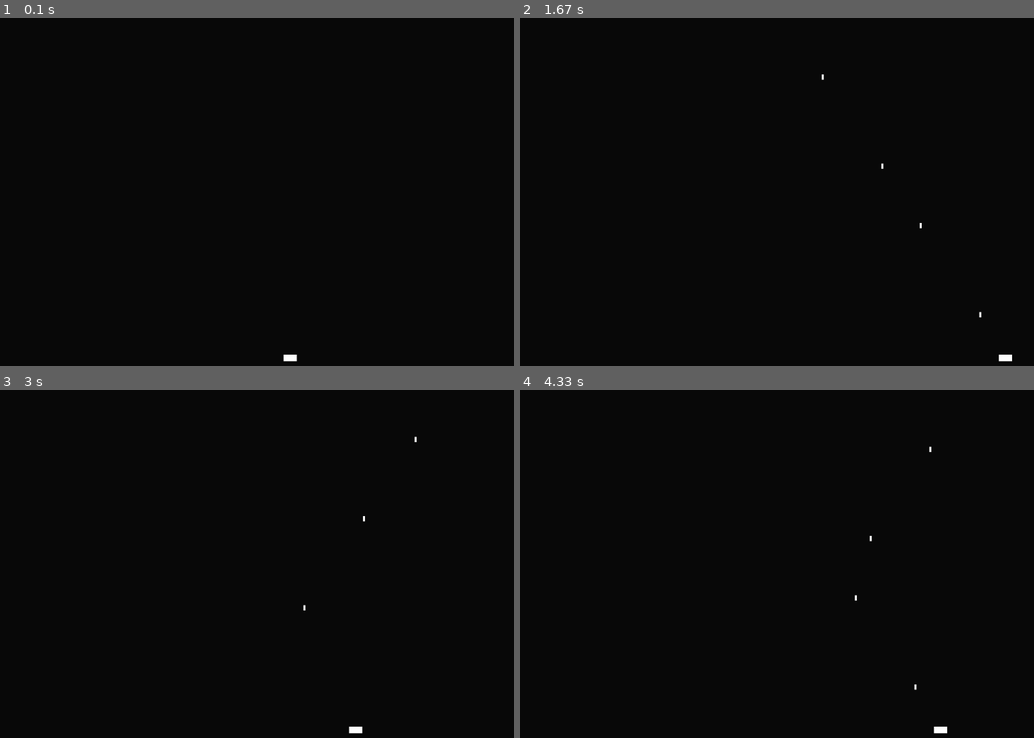
Above: before the commit, frames 1-4 (two rows, left to right).
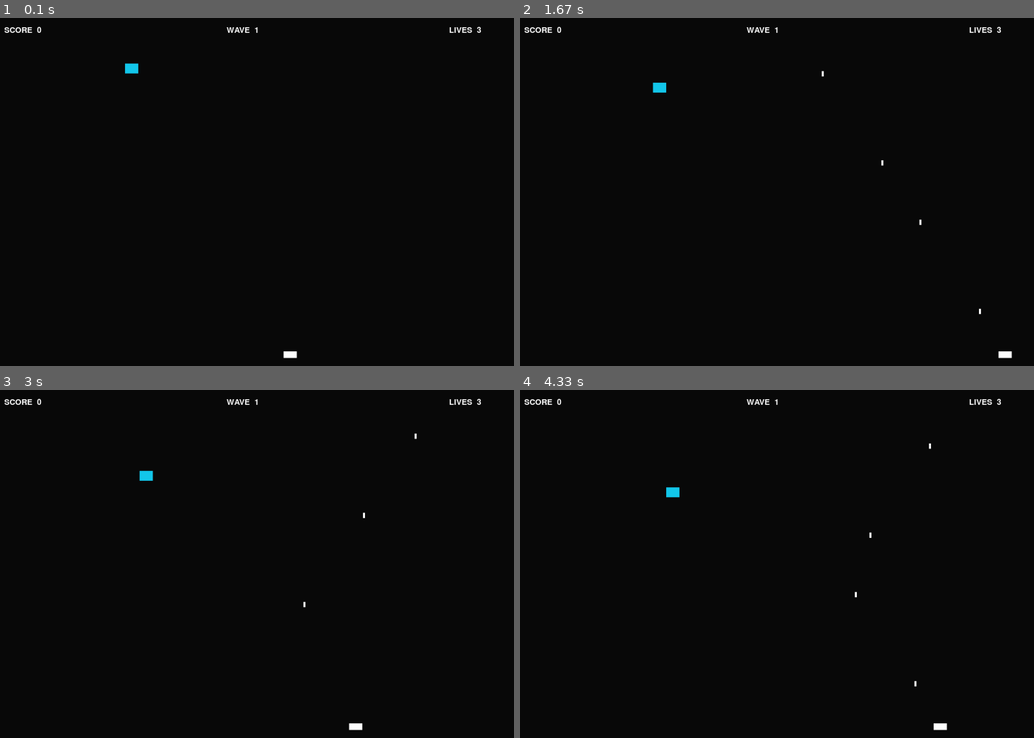
Above: after the commit, the same moments.

Repository: typical-byte-world/sandbox-game
Game: pygame game, started from main.py
Two runs of this game, one before a commit and one after it. Both use one fixed random seed, a clock stepped at 60 frames per second and the inputs below.
Inputs:
- Up to frame 1 (0.1 s): no input
- Up to frame 2 (1.67 s): tap Space at 0.33, 0.73, 1.03, 1.23, 1.53 s; hold Right 0.67-1.13 s; hold Right 1.17-1.63 s
- Up to frame 3 (3 s): hold Left 1.67-2.2 s; tap Space at 1.73, 2.03, 2.3, 2.6, 2.73 s; hold Left 2.23-2.63 s; hold Right from 2.67 s (still down)
- Up to frame 4 (4.33 s): tap Space at 3.03, 3.4, 3.7, 3.9, 4.2 s; release Right at 3.3 s; hold Left 3.33-3.8 s; hold Right 3.83-4.3 s

The runs differ from the first frame. In frame 1, 0.3% of the frame differs, in the area x 0-94%, y 2-99%; in frame 2, 0.4%, in the area x 0-96%, y 2-99%; in frame 3, 0.4%; in frame 4, 0.4%.

Commit message:
Add more updates

Diff:
--- a/enemies/alien.py
+++ /dev/null
@@ -1,35 +0,0 @@
-import pygame
-
-
-class Alien(pygame.sprite.Sprite):
-    def __init__(self, screen, settings):
-        pygame.sprite.Sprite.__init__(self)
-        self.screen = screen
-        self.settings = settings
-        self.image = pygame.image.load(self.settings.alien_path)
-        self.image = pygame.transform.scale(self.image, self.settings.alien_size)
-        self.rect = self.image.get_rect()
-        self.rect.x = self.settings.alien_start_position
-        self.rect.y = self.settings.alien_start_position
-        self.direction = 1
-        self.x = float(self.rect.x)
-        self.y = float(self.rect.y)
-
-    def blitme(self):
-        self.screen.blit(self.image, self.rect)
-
-    def update(self):
-        self.rect.x += self.settings.alien_speed * self.direction
-
-    def is_alien_near_to_edge(self):
-        screen_rect = self.screen.get_rect()
-        if self.rect.right >= screen_rect.right or self.rect.left <= 0:
-            return True
-        return False
-
-    def change_direction(self):
-        self.direction = self.direction * -1
-        self.rect.y += self.settings.alien_speed_y
-
-    def check_bottom(self):
-        pass
--- /dev/null
+++ b/entities/enemy.py
@@ -0,0 +1,25 @@
+import pygame
+
+from settings import ENEMY_HEIGHT, ENEMY_SPEED, ENEMY_WIDTH
+
+
+class Enemy:
+    def __init__(self, x, y):
+        self.position = pygame.Vector2(x, y)
+        self.velocity = pygame.Vector2(ENEMY_SPEED//10, ENEMY_SPEED//4)
+
+        self.rect = pygame.Rect(
+            0,
+            0,
+            ENEMY_WIDTH,
+            ENEMY_HEIGHT,
+        )
+
+        self.rect.center = self.position
+
+    def update(self, dt):
+        self.position += self.velocity * dt
+        self.rect.center = self.position
+
+    def draw(self, screen):
+        pygame.draw.rect(screen, (20, 200, 236), self.rect)
--- a/entities/player.py
+++ b/entities/player.py
@@ -1,33 +1,39 @@
 import pygame
 
 from settings import (
+    WIDTH,
     HEIGHT,
-    WIDTH,
     PLAYER_COLOR,
     PLAYER_HEIGHT,
-    PLAYER_SPEED,
     PLAYER_WIDTH,
     PLAYER_ACCELERATION,
     PLAYER_MAX_SPEED,
-    PLAYER_DRAG
+    PLAYER_DRAG,
 )
 from entities.bullet import Bullet
 
 
-
 class Player:
     def __init__(self):
+        self.position = pygame.Vector2(
+            WIDTH / 2,
+            HEIGHT - 60,
+        )
+
+        self.velocity = pygame.Vector2(0, 0)
+        self.acceleration = pygame.Vector2(0, 0)
+
         self.rect = pygame.Rect(
-            (WIDTH - PLAYER_WIDTH) // 2,
-            HEIGHT - 60,
+            0,
+            0,
             PLAYER_WIDTH,
             PLAYER_HEIGHT,
         )
 
-        self.velocity_x = 0.0
+        self.rect.center = self.position
+
         self.shoot_cooldown = 0
         self.shoot_delay = 0.2
-
 
     def update(self, dt):
         keys = pygame.key.get_pressed()
@@ -40,26 +46,40 @@
         if keys[pygame.K_RIGHT]:
             direction += 1
 
-        # Розгін
-        self.velocity_x += direction * PLAYER_ACCELERATION * dt
+        # Acceleration
+        self.acceleration.x = direction * PLAYER_ACCELERATION
 
-        # Максимальна швидкість
-        self.velocity_x = max(
+        # Velocity
+        self.velocity += self.acceleration * dt
+
+        self.velocity.x = max(
             -PLAYER_MAX_SPEED,
-            min(self.velocity_x, PLAYER_MAX_SPEED)
+            min(self.velocity.x, PLAYER_MAX_SPEED),
         )
 
-        # Якщо не натискаємо кнопку — гальмуємо
+        # Drag
         if direction == 0:
-            self.velocity_x *= PLAYER_DRAG ** (dt * 60)
+            self.velocity.x *= PLAYER_DRAG ** (dt * 60)
 
-        # Рух
-        self.rect.x += self.velocity_x * dt
+        # Position
+        self.position += self.velocity * dt
 
-        # Межі екрану
-        self.rect.clamp_ip(pygame.Rect(0, 0, WIDTH, HEIGHT))
+        # Keep inside screen
+        half_width = self.rect.width / 2
 
-        self.shoot_cooldown = max(0, self.shoot_cooldown - dt)
+        self.position.x = max(
+            half_width,
+            min(self.position.x, WIDTH - half_width),
+        )
+
+        # Sync collision rectangle with physical position
+        self.rect.center = self.position
+
+        # Shooting cooldown
+        self.shoot_cooldown = max(
+            0,
+            self.shoot_cooldown - dt,
+        )
 
     def shoot(self):
         if self.shoot_cooldown > 0:
@@ -68,10 +88,13 @@
         self.shoot_cooldown = self.shoot_delay
 
         return Bullet(
-            self.rect.centerx,
+            self.position.x,
             self.rect.top,
         )
 
-
     def draw(self, screen):
-        pygame.draw.rect(screen, PLAYER_COLOR, self.rect)
+        pygame.draw.rect(
+            screen,
+            PLAYER_COLOR,
+            self.rect,
+        )
--- a/game.py
+++ b/game.py
@@ -2,6 +2,10 @@
 
 from settings import BACKGROUND_COLOR, FPS, HEIGHT, WIDTH
 from entities.player import Player
+from entities.enemy import Enemy
+from stats import GameStats
+from hud.hud import HUD
+
 
 
 class Game:
@@ -14,9 +18,19 @@
         self.clock = pygame.time.Clock()
         self.running = True
 
+        self.game_over = False
+
         self.player = Player()
 
         self.bullets = []
+
+        self.enemies = [
+            Enemy(WIDTH // 4, 150),
+        ]
+
+        self.stats = GameStats()
+        self.hud = HUD()
+
 
     def run(self):
         while self.running:
@@ -34,25 +48,59 @@
                 self.running = False
 
             if event.type == pygame.KEYDOWN:
+                if event.key == pygame.K_r and self.game_over:
+                    self.restart()
+
+            if event.type == pygame.KEYDOWN:
                 if event.key == pygame.K_SPACE:
                     bullet = self.player.shoot()
 
                     if bullet:
                         self.bullets.append(bullet)
+                        self.stats.shots_fired += 1
 
 
     def update(self, dt):
+        if self.game_over:
+            return
+        self.stats.survival_time += dt
+
         self.player.update(dt)
 
 
         for bullet in self.bullets:
             bullet.update(dt)
 
+
         self.bullets = [
             bullet
             for bullet in self.bullets
             if bullet.rect.bottom > 0
         ]
+
+        for bullet in self.bullets[:]:
+            for enemy in self.enemies[:]:
+                if bullet.rect.colliderect(enemy.rect):
+                    self.bullets.remove(bullet)
+                    self.enemies.remove(enemy)
+
+                    self.stats.kills += 1
+                    self.stats.shots_hit += 1
+                    self.stats.score += 100
+
+                    break
+
+        for enemy in self.enemies:
+            enemy.update(dt)
+
+            if enemy.rect.colliderect(self.player.rect):
+                self.stats.lives -= 1
+                self.enemies.remove(enemy)
+
+                if self.stats.lives <= 0:
+                    self.game_over = True
+
+                break
 
 
     def draw(self):
@@ -63,4 +111,32 @@
         for bullet in self.bullets:
             bullet.draw(self.screen)
 
+        for enemy in self.enemies:
+            enemy.draw(self.screen)
+
+        if self.game_over:
+            self.hud.draw_game_over(
+                self.screen,
+                self.stats,
+            )
+        else:
+            self.hud.draw(
+                self.screen,
+                self.stats,
+            )
+
         pygame.display.flip()
+
+
+    def restart(self):
+        self.stats.reset()
+
+        self.player = Player()
+
+        self.bullets.clear()
+
+        self.enemies = [
+            Enemy(WIDTH // 2, 150),
+        ]
+
+        self.game_over = False
--- /dev/null
+++ b/hud/hud.py
@@ -0,0 +1,117 @@
+import pygame
+
+from settings import WIDTH
+
+
+class HUD:
+    def __init__(self):
+        self.font = pygame.font.Font(None, 36)
+
+    def draw(self, screen, stats):
+        score = self.font.render(
+            f"SCORE  {stats.score}",
+            True,
+            (255, 255, 255),
+        )
+
+        wave = self.font.render(
+            f"WAVE  {stats.wave}",
+            True,
+            (255, 255, 255),
+        )
+
+        lives = self.font.render(
+            f"LIVES  {stats.lives}",
+            True,
+            (255, 255, 255),
+        )
+
+        screen.blit(score, (WIDTH * 0.05, 25))
+
+        screen.blit(
+            wave,
+            # (WIDTH // 2 - wave.get_width() // 2, 25),
+            (WIDTH * 0.4, 25)
+        )
+
+        screen.blit(
+            lives,
+            (WIDTH * 0.75, 25)
+            # (WIDTH // 2 - lives.get_width() - 30, 25),
+        )
+        # screen.blit(lives, (800, 25))
+
+
+    def draw_game_over(self, screen, stats):
+        title_font = pygame.font.Font(None, 96)
+        font = pygame.font.Font(None, 48)
+
+        title = title_font.render(
+            "GAME OVER",
+            True,
+            (255, 255, 255),
+        )
+
+        score = font.render(
+            f"SCORE  {stats.score}",
+            True,
+            (255, 255, 255),
+        )
+
+        survival = font.render(
+            f"SURVIVED  {stats.survival_time:.1f}s",
+            True,
+            (255, 255, 255),
+        )
+
+        kills = font.render(
+            f"KILLS  {stats.kills}",
+            True,
+            (255, 255, 255),
+        )
+
+        restart = font.render(
+            "R  -  RESTART",
+            True,
+            (255, 255, 255),
+        )
+
+        screen.blit(
+            title,
+            (
+                WIDTH // 2 - title.get_width() // 2,
+                600,
+            ),
+        )
+
+        screen.blit(
+            score,
+            (
+                WIDTH // 2 - score.get_width() // 2,
+                750,
+            ),
+        )
+
+        screen.blit(
+            survival,
+            (
+                WIDTH // 2 - survival.get_width() // 2,
+                810,
+            ),
+        )
+
+        screen.blit(
+            kills,
+            (
+                WIDTH // 2 - kills.get_width() // 2,
+                870,
+            ),
+        )
+
+        screen.blit(
+            restart,
+            (
+                WIDTH // 2 - restart.get_width() // 2,
+                1000,
+            ),
+        )
--- a/settings.py
+++ b/settings.py
@@ -11,7 +11,13 @@
 PLAYER_ACCELERATION = 30000
 PLAYER_MAX_SPEED = 600
 PLAYER_DRAG = 0.85
+PLAYER_LIVES = 3
+
 
 BULLET_WIDTH = 6
 BULLET_HEIGHT = 16
 BULLET_SPEED = 900
+
+ENEMY_WIDTH = 40
+ENEMY_HEIGHT = 30
+ENEMY_SPEED = 150
--- /dev/null
+++ b/stats.py
@@ -0,0 +1,19 @@
+class GameStats:
+    def __init__(self):
+        self.reset()
+
+    def reset(self):
+        self.score = 0
+        self.kills = 0
+        self.shots_fired = 0
+        self.shots_hit = 0
+        self.survival_time = 0.0
+        self.wave = 1
+        self.lives = 3
+
+    @property
+    def accuracy(self):
+        if self.shots_fired == 0:
+            return 0.0
+
+        return self.shots_hit / self.shots_fired * 100
Empty file removed: enemies/__init__.py
Empty file removed: enemies/alien_flot.py
